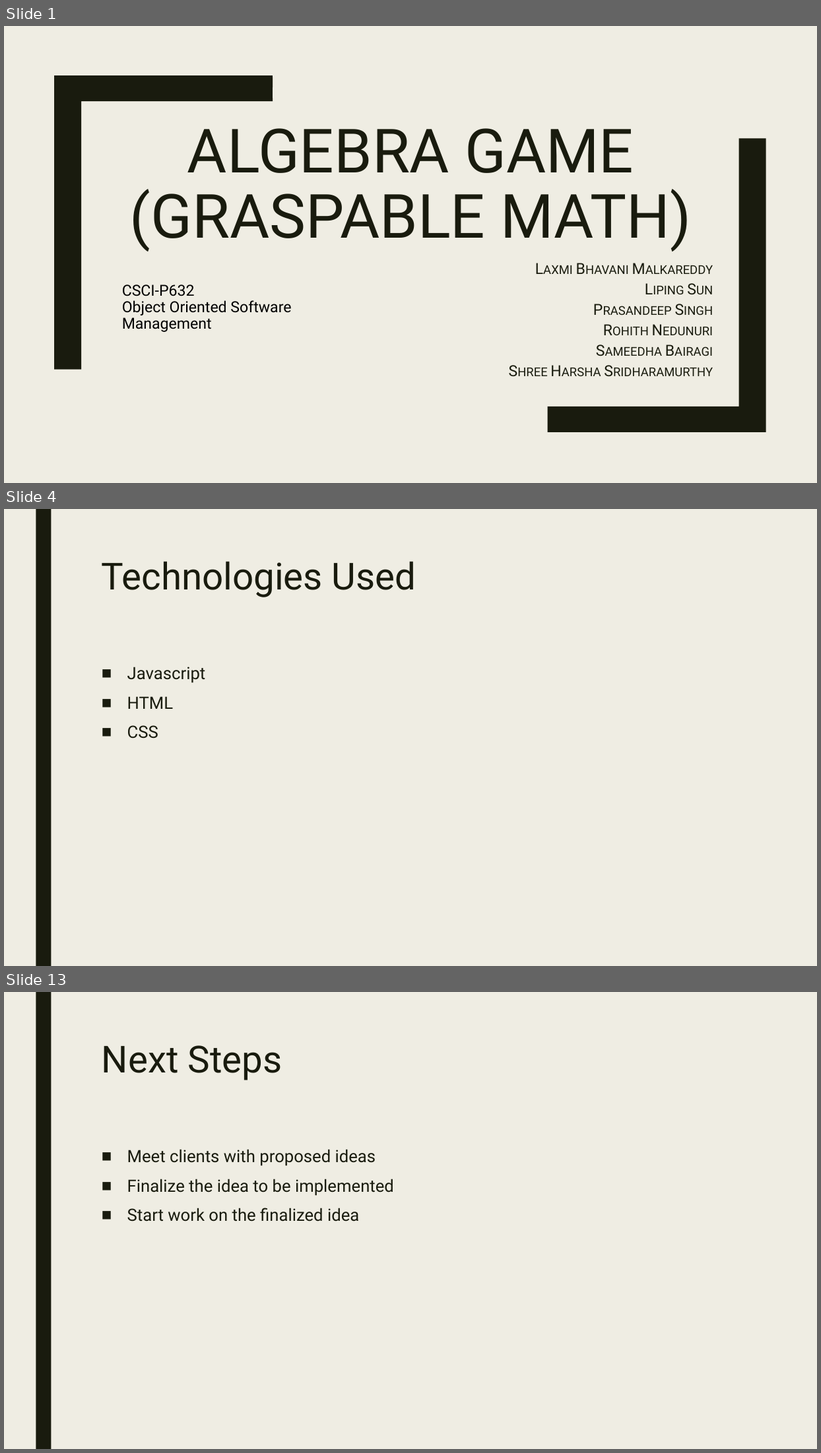
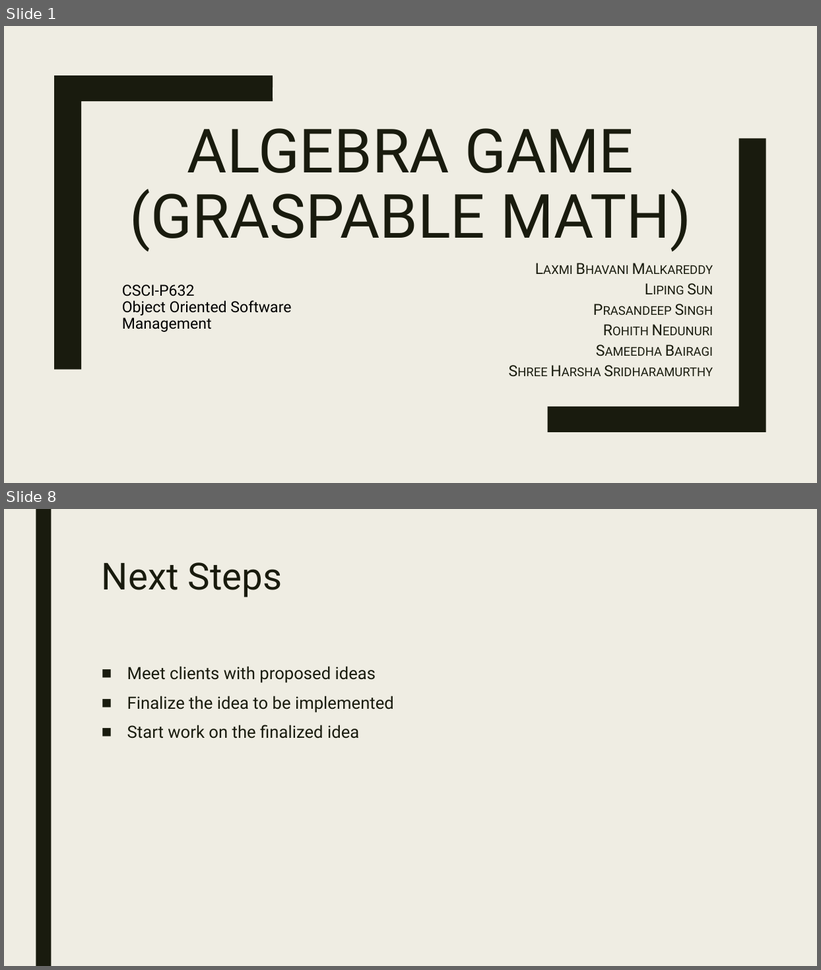
Before and after one commit to eweitnauer/gm-play-iub-2017, a slide deck: demo_1/docs/GM_One.pptx. Shown one above the other, each under a label of ours: slides 1, 4 and 13 before the commit, slides 1 and 8 after it; the slides between them are not shown. The pictures are 821x1453 and 821x970 pixels, drawn with LibreOffice and Linux fonts; fonts in the diff are those of the drawing. Boxes give left, top, right and bottom in pixels: in the first picture for what was removed or moved away, otherwise in the second. Text is boxed around its words. In the diff, an @@ line names an element or a change of style, - is before the commit and + after.

```diff
--- a/demo_1/docs/GM_One.pptx
+++ b/demo_1/docs/GM_One.pptx
@@ slide 4 removed at box(4, 509, 817, 966), background #EFEDE3; not listed: 1 template element that a slide beside it also shows @@
@@ title removed at box(102, 561, 416, 597) @@
-Technologies Used
@@ text removed at box(127, 667, 206, 739) @@
-■ Javascript
-■ HTML
-■ CSS
@@ what was slide 13 is now slide 8 @@
```
Also in this commit, not shown: 3 slides changed, 4 slides added, 8 other slides removed, 3 other files.
